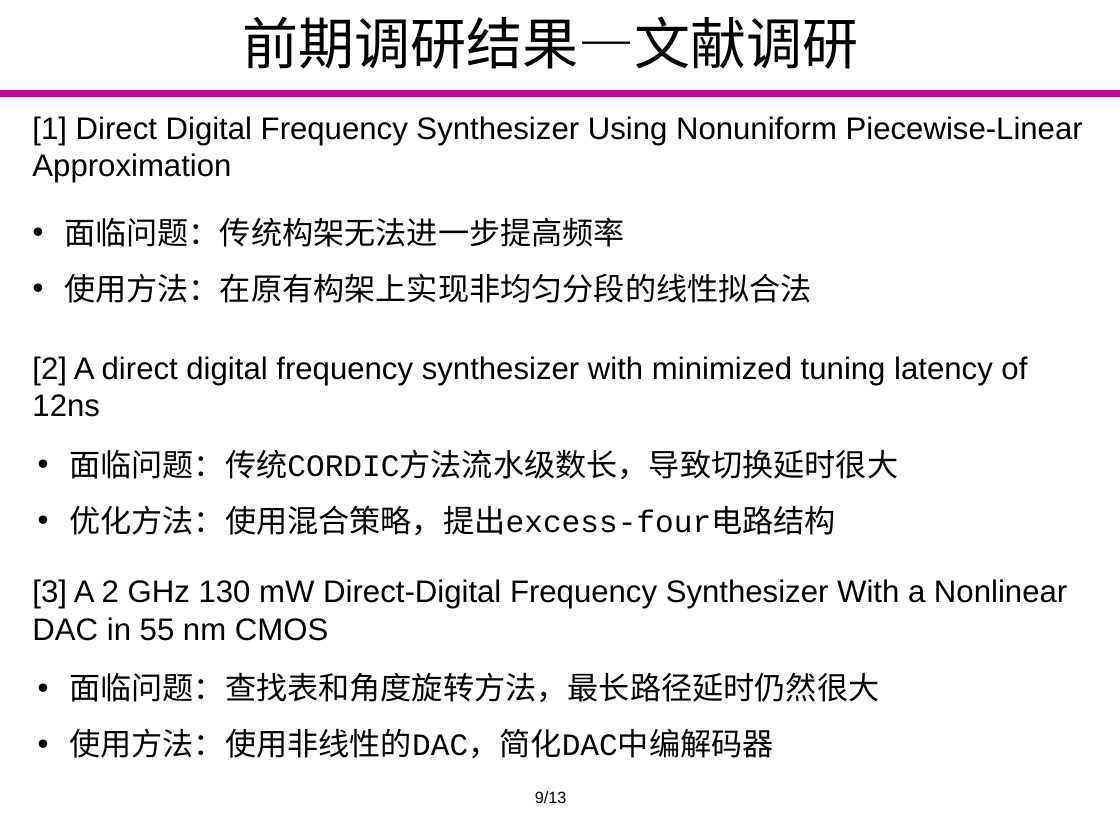
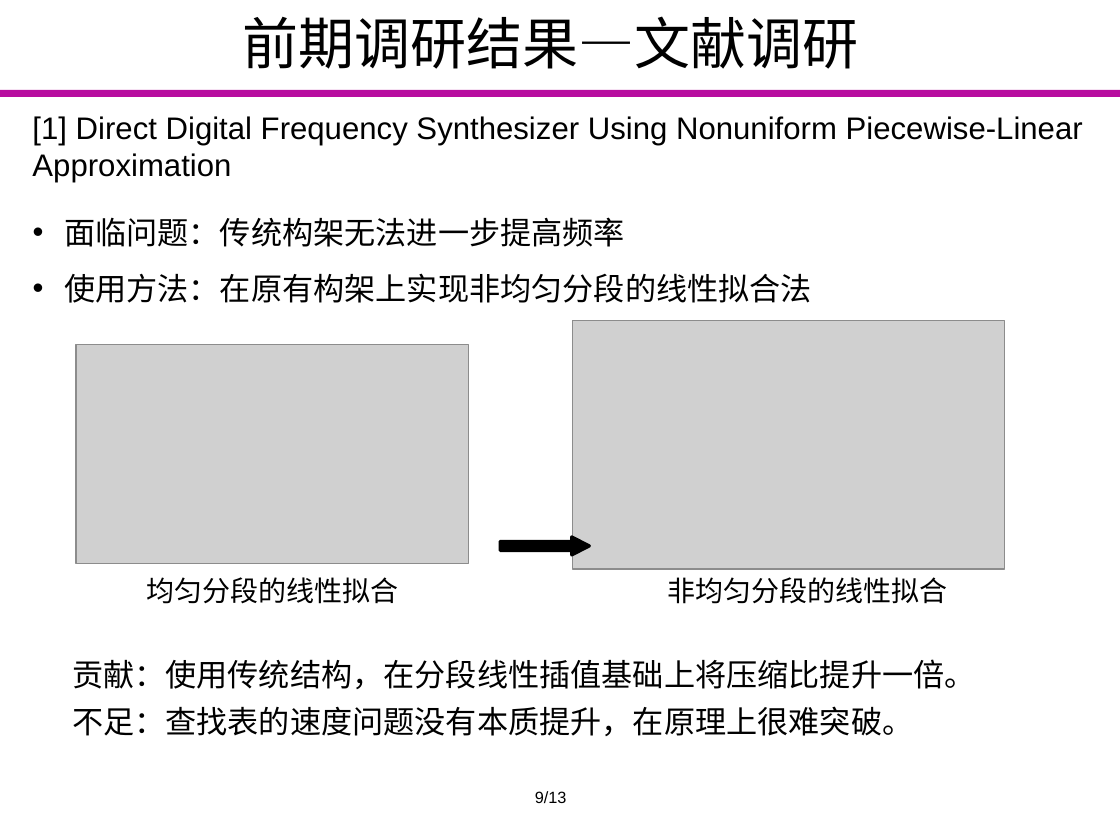
Before and after one commit to Markov2016/kaiti, a slide deck: slide 8 of ppt/yyx_v1.1.pptx (slide 9 before the commit). Drawn at 1120x840 pixels with LibreOffice and Linux fonts; fonts in the diff are those of the drawing; grey boxes stand for pictures; background and template pictures are left out. Boxes give left, top, right and bottom in pixels: in the first picture for what was removed or moved away, otherwise in the second. Text is boxed around its words. In the diff, an @@ line names an element or a change of style, - is before the commit and + after.

```diff
--- a/ppt/yyx_v1.1.pptx
+++ b/ppt/yyx_v1.1.pptx
@@ group added at [76, 320, 1004, 604]: 2 pictures, 2 texts, 1 right arrow @@
+均匀分段的线性拟合
+非均匀分段的线性拟合
@@ text added at [72, 659, 976, 736], 20 pt, text #000000 @@
+  贡献：使用传统结构，在分段线性插值基础上将压缩比提升一倍。
+  不足：查找表的速度问题没有本质提升，在原理上很难突破。
@@ group removed at [32, 356, 1067, 758]: 4 texts @@
-[2] A direct digital frequency synthesizer with minimized tuning latency of 12ns
-• 面临问题：传统CORDIC方法流水级数长，导致切换延时很大
-• 优化方法：使用混合策略，提出excess-four电路结构
-[3] A 2 GHz 130 mW Direct-Digital Frequency Synthesizer With a Nonlinear DAC in 55 nm CMOS
-• 面临问题：查找表和角度旋转方法，最长路径延时仍然很大
-• 使用方法：使用非线性的DAC，简化DAC中编解码器
```
Also in this commit, not shown: 3 other slides changed, 5 slides added.
